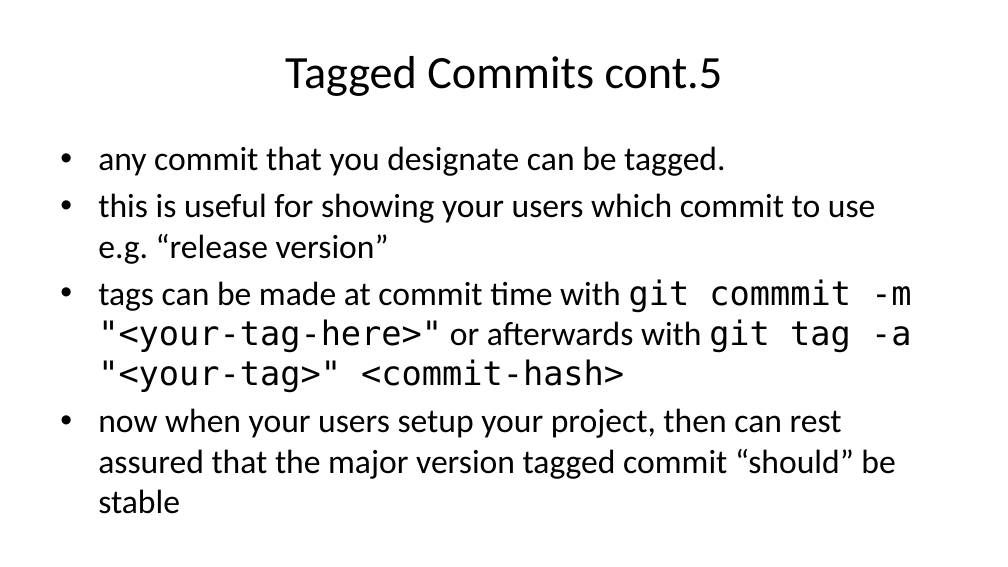
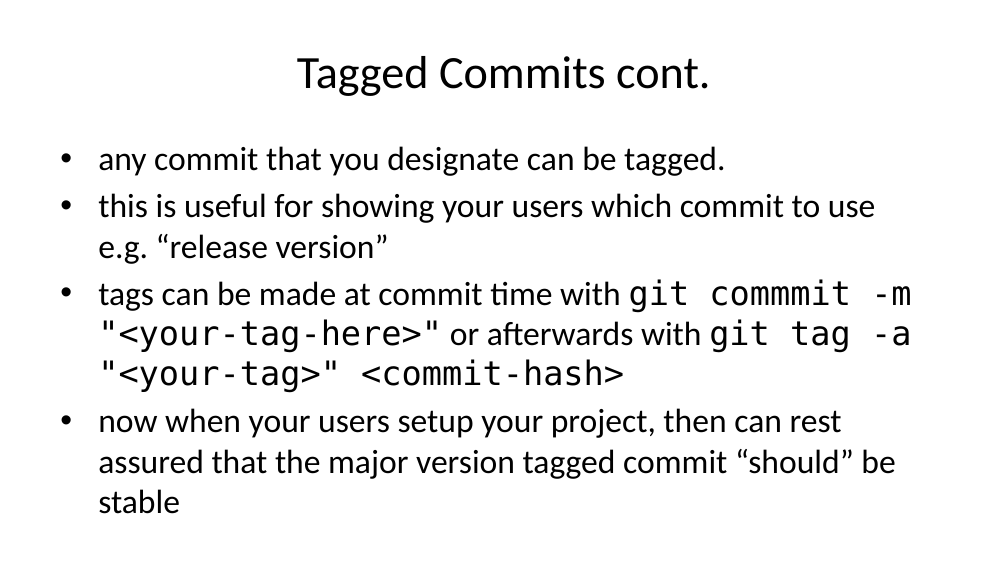
Before and after one commit to dhelgerson/ObsidianVault, a slide deck: slide 24 of git-pres/git-pres.pptx. Drawn at 1008x567 pixels with LibreOffice and Linux fonts; fonts in the diff are those of the drawing. Boxes give left, top, right and bottom in pixels: in the first picture for what was removed or moved away, otherwise in the second. Text is boxed around its words. In the diff, an @@ line names an element or a change of style, - is before the commit and + after.

```diff
--- a/git-pres/git-pres.pptx
+++ b/git-pres/git-pres.pptx
@@ title at (297,56,710,96): text changed @@
-Tagged Commits cont.5
+Tagged Commits cont.
```
Also in this commit, not shown: 1 other slide changed, 1 other file.
